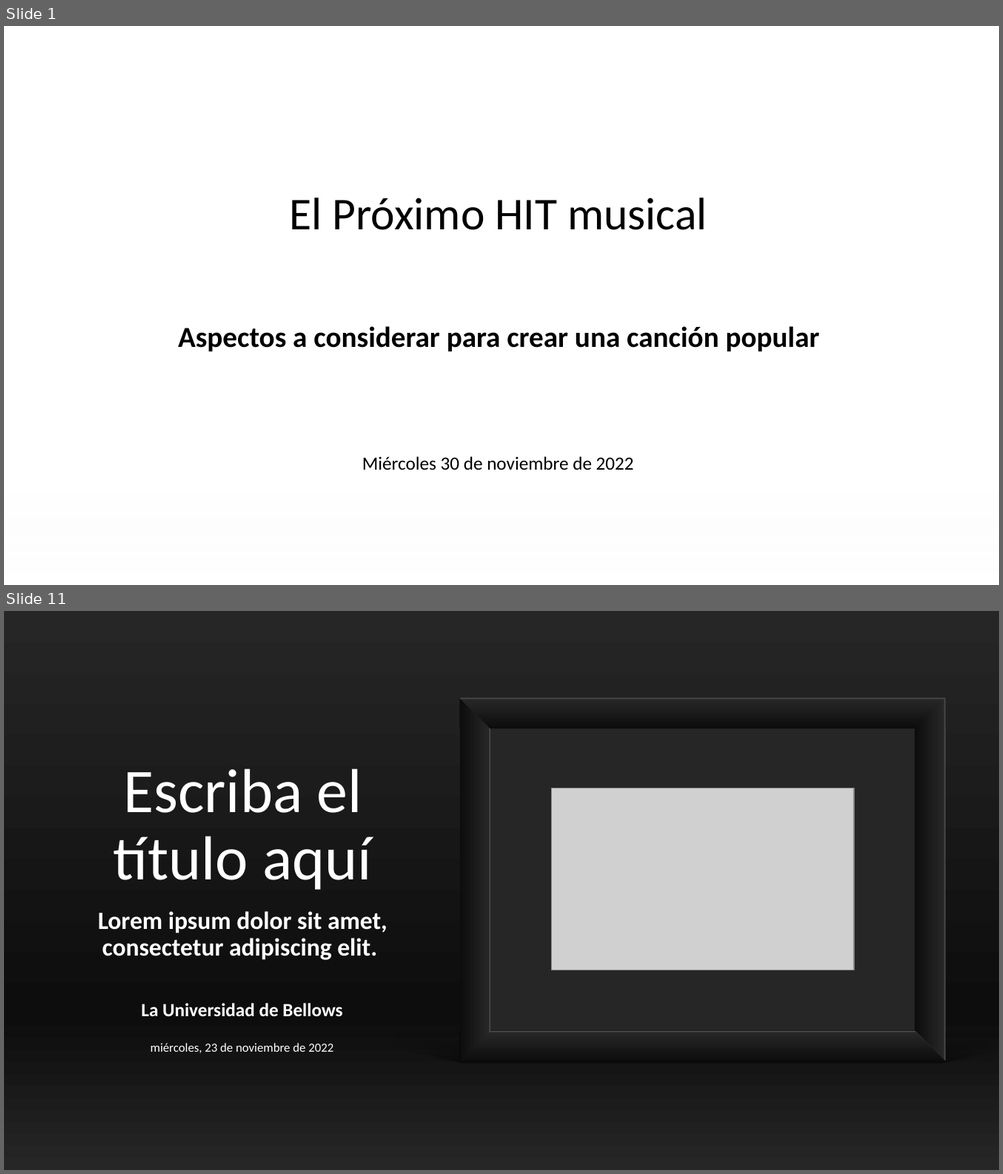
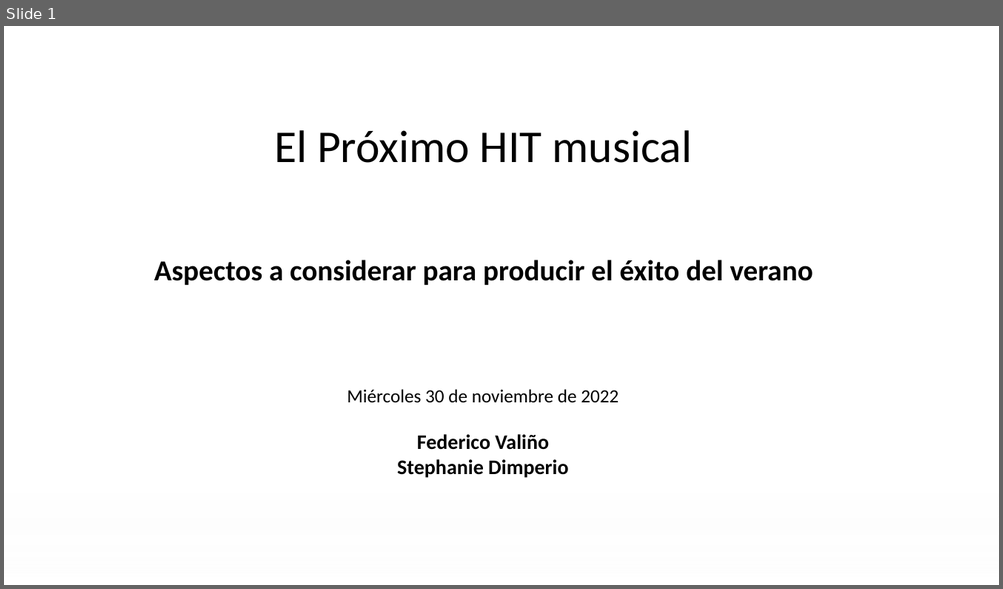
Before and after one commit to federicovalino/Summer_Song_BI, a slide deck: visualization/PresentaciónObligatorio.pptx. Shown one above the other, each under a label of ours: slides 1 and 11 before the commit, slide 1 after it; the slides between them are not shown. The pictures are 1003x1174 and 1003x589 pixels, drawn with LibreOffice and Linux fonts; fonts in the diff are those of the drawing; grey boxes stand for pictures; background and template pictures are left out. Boxes give left, top, right and bottom in pixels: in the first picture for what was removed or moved away, otherwise in the second. Text is boxed around its words. In the diff, an @@ line names an element or a change of style, - is before the commit and + after.

```diff
--- a/visualization/PresentaciónObligatorio.pptx
+++ b/visualization/PresentaciónObligatorio.pptx
@@ slide 11 removed at [4, 611, 999, 1170], background gradient #262626 to #0D0D0D @@
@@ rectangle removed at [460, 698, 945, 728] @@
@@ freeform shape removed at [460, 698, 490, 1062] @@
@@ freeform shape removed at [460, 698, 945, 728] @@
@@ freeform shape removed at [915, 698, 945, 1062] @@
@@ rectangle removed at [490, 728, 915, 1031] @@
@@ title removed at [114, 769, 372, 890] @@
-Escriba el título aquí
@@ picture removed at [551, 788, 854, 970] @@
@@ subtitle removed at [98, 911, 387, 960] @@
-Lorem ipsum dolor sit amet, consectetur adipiscing elit.
@@ text removed at [141, 1003, 342, 1017] @@
-La Universidad de Bellows
@@ flow chart manual operation removed at [303, 1029, 999, 1068] @@
@@ flow chart manual operation removed at [303, 1025, 999, 1064] @@
@@ rectangle removed at [460, 1031, 945, 1062] @@
@@ freeform shape removed at [460, 1031, 945, 1062] @@
@@ text removed at [151, 1043, 333, 1054] @@
-miércoles, 23 de noviembre de 2022
@@ rounded rectangle removed at [362, 1050, 999, 1100] @@
@@ slide 1 changed as well @@
@@ text "El Próximo HIT musical": place and size @@
-text "El Próximo HIT musical" at [289, 198, 707, 230]
+text "El Próximo HIT musical" at [274, 130, 692, 163]
@@ text at [154, 260, 813, 285]: text changed @@
-Aspectos a considerar para crear una canción popular
+Aspectos a considerar para producir el éxito del verano
@@ text at [347, 389, 618, 478]: text changed; size 18 to 20 pt; bold on @@
-Miércoles 30 de noviembre de 2022
+Miércoles 30 de noviembre de 2022
+Federico Valiño
+Stephanie Dimperio
```
Also in this commit, not shown: 10 slides added, 16 other slides removed.
